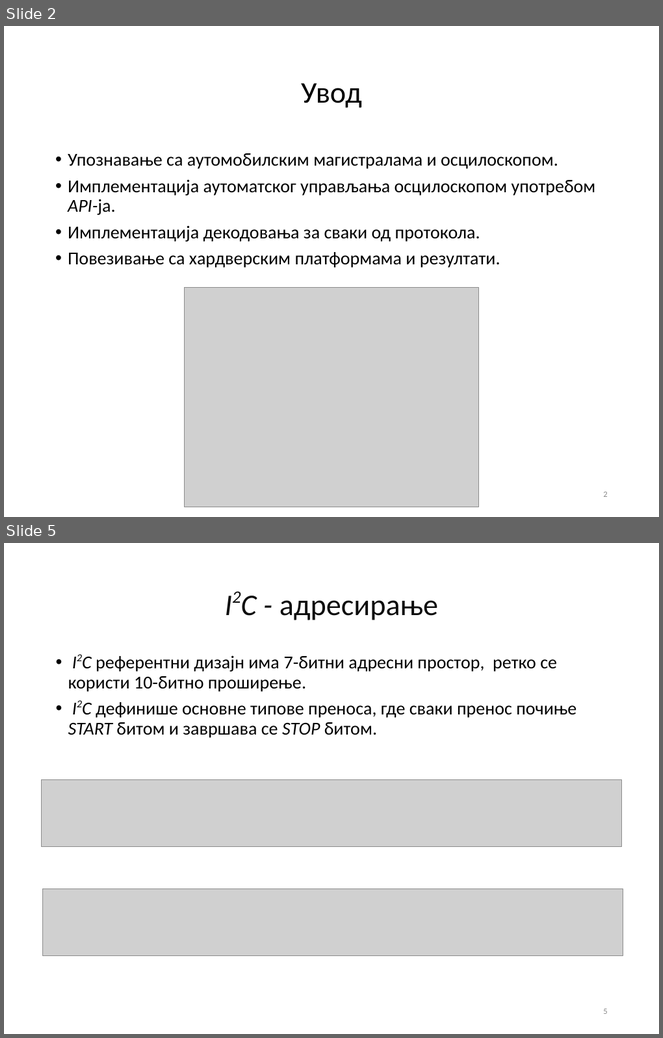
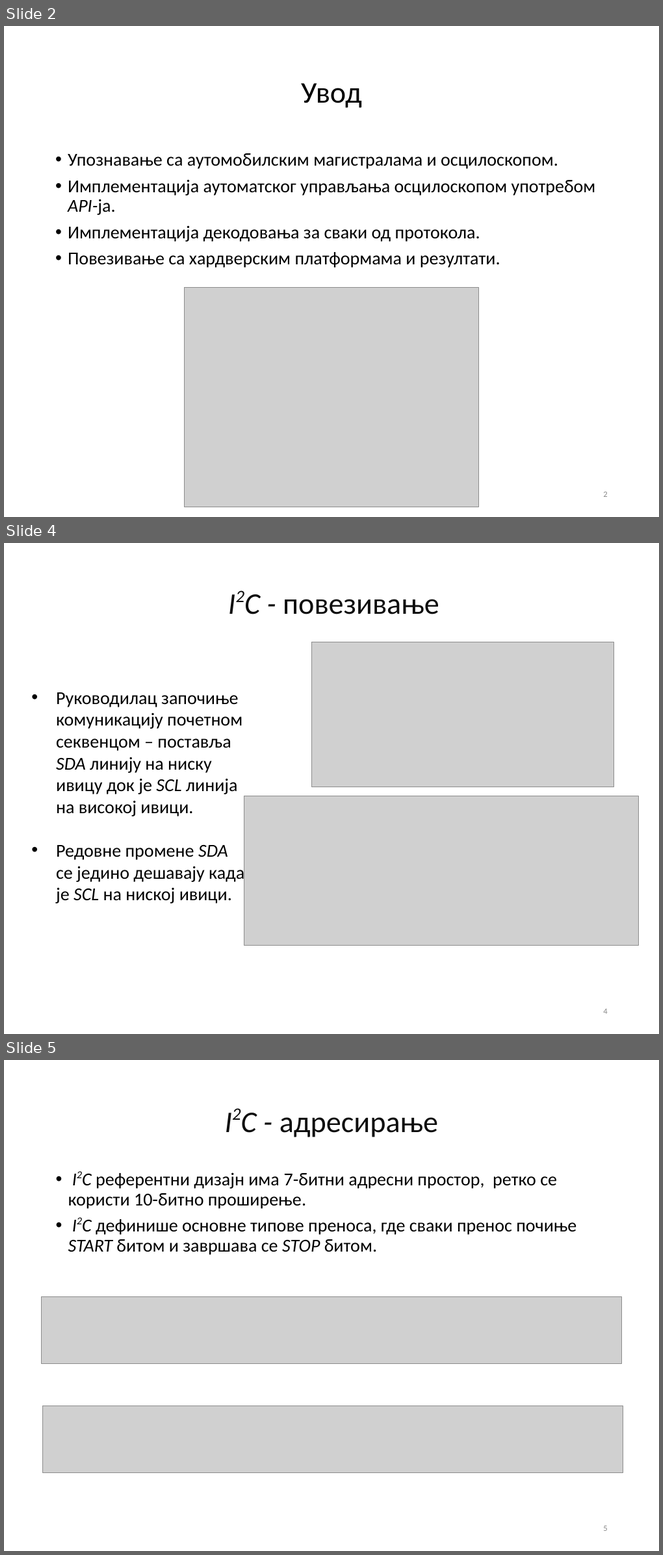
Before and after one commit to fjasic/bsc, a slide deck: documentation/Filip_Jasic_RA46-2014-prezentacija.ppt. Shown one above the other, each under a label of ours: slides 2 and 5 before the commit, slides 2, 4 and 5 after it; the slides between them are not shown. The pictures are 663x1038 and 663x1555 pixels, drawn with LibreOffice and Linux fonts; fonts in the diff are those of the drawing; grey boxes stand for pictures; background and template pictures are left out. Boxes give left, top, right and bottom in pixels: in the first picture for what was removed or moved away, otherwise in the second. Text is boxed around its words. In the diff, an @@ line names an element or a change of style, - is before the commit and + after.

```diff
--- a/documentation/Filip_Jasic_RA46-2014-prezentacija.ppt
+++ b/documentation/Filip_Jasic_RA46-2014-prezentacija.ppt
@@ slide 4 added at (4,543,659,1034), background #FFFFFF @@
@@ title added at (283,599,440,615), 33 pt, text #0D0D0D @@
+I2C - повезивање
@@ picture added at (311,642,614,787) @@
@@ text added at (56,693,244,904), 20 pt, text #000000 @@
+• Руководилац започиње комуникацију почетном секвенцом – поставља SDA линију на ниску ивицу док је SCL линија на високој ивици.
+• Редовне промене SDA се једино дешавају када је SCL на ниској ивици.
@@ picture added at (244,797,639,946) @@
@@ page number added at (603,1009,607,1014), 9 pt, text #898989 @@
+4
```
Also in this commit, not shown: 6 slides changed, 1 slide removed.
